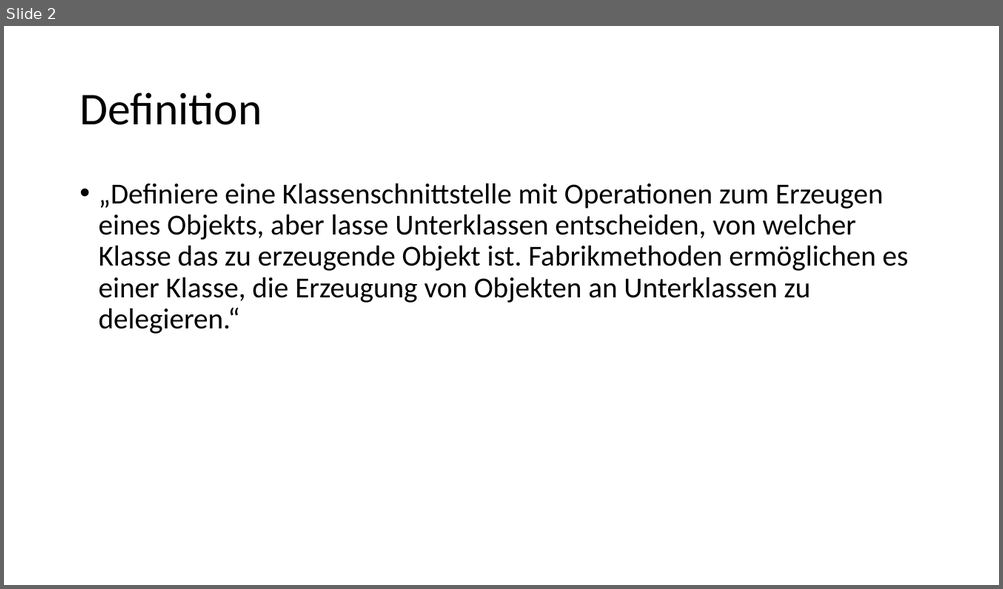
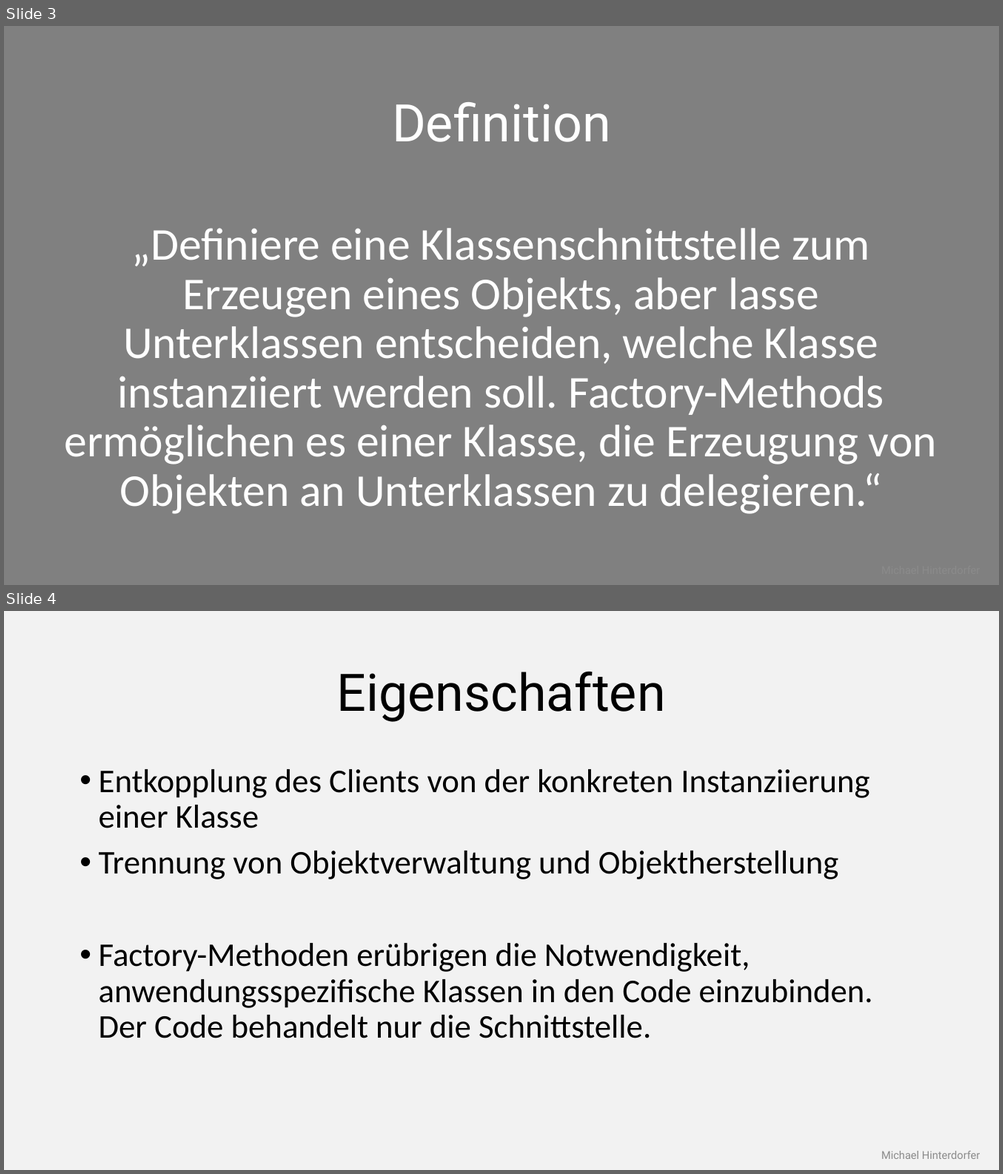
Before and after one commit to mhinterdorfer/FactoryMethod, a slide deck: Presentation/Präsentation.pptx. Shown one above the other, each under a label of ours: slide 2 before the commit, slides 3 and 4 after it. The pictures are 1003x589 and 1003x1174 pixels, drawn with LibreOffice and Linux fonts; fonts in the diff are those of the drawing. Boxes give left, top, right and bottom in pixels: in the first picture for what was removed or moved away, otherwise in the second. Text is boxed around its words. In the diff, an @@ line names an element or a change of style, - is before the commit and + after.

```diff
--- a/Presentation/Präsentation.pptx
+++ b/Presentation/Präsentation.pptx
@@ slide 4 added at box(4, 611, 999, 1170), background #F2F2F2 @@
@@ title added at box(337, 671, 666, 722), 50 pt, text #000000 @@
+Eigenschaften
@@ text added at box(99, 769, 873, 1039), 32 pt, text #000000 @@
+• Entkopplung des Clients von der konkreten Instanziierung einer Klasse
+• Trennung von Objektverwaltung und Objektherstellung
+• Factory-Methoden erübrigen die Notwendigkeit, anwendungsspezifische Klassen in den Code einzubinden. Der Code behandelt nur die Schnittstelle.
@@ text added at box(881, 1151, 980, 1159), 10.5 pt, text #8C8C8C @@
+Michael Hinterdorfer
@@ what was slide 2 is now slide 3 @@
@@ slide 3 changed as well @@
@@ background #FFFFFF to #808080 @@
@@ title "Definition": place and size @@
-title "Definition" at box(79, 93, 262, 125)
+title "Definition" at box(392, 102, 611, 142)
@@ title "Definition" at box(392, 102, 611, 142): size 44 to 50 pt, font Calibri to Roboto, text colour #000000 to #FFFFFF; alignment left to centre @@
@@ text at box(65, 228, 936, 514): text changed; size 28 to 44 pt; text colour #000000 to #FFFFFF @@
-• „Definiere eine Klassenschnittstelle mit Operationen zum Erzeugen eines Objekts, aber lasse Unterklassen entscheiden, von welcher Klasse das zu erzeugende Objekt ist. Fabrikmethoden ermöglichen es einer Klasse, die Erzeugung von Objekten an Unterklassen zu delegieren.“
+„Definiere eine Klassenschnittstelle zum Erzeugen eines Objekts, aber lasse Unterklassen entscheiden, welche Klasse instanziiert werden soll. Factory-Methods ermöglichen es einer Klasse, die Erzeugung von Objekten an Unterklassen zu delegieren.“
```
Also in this commit, not shown: 1 other slide changed, 41 other slides added, 5 slides removed.
